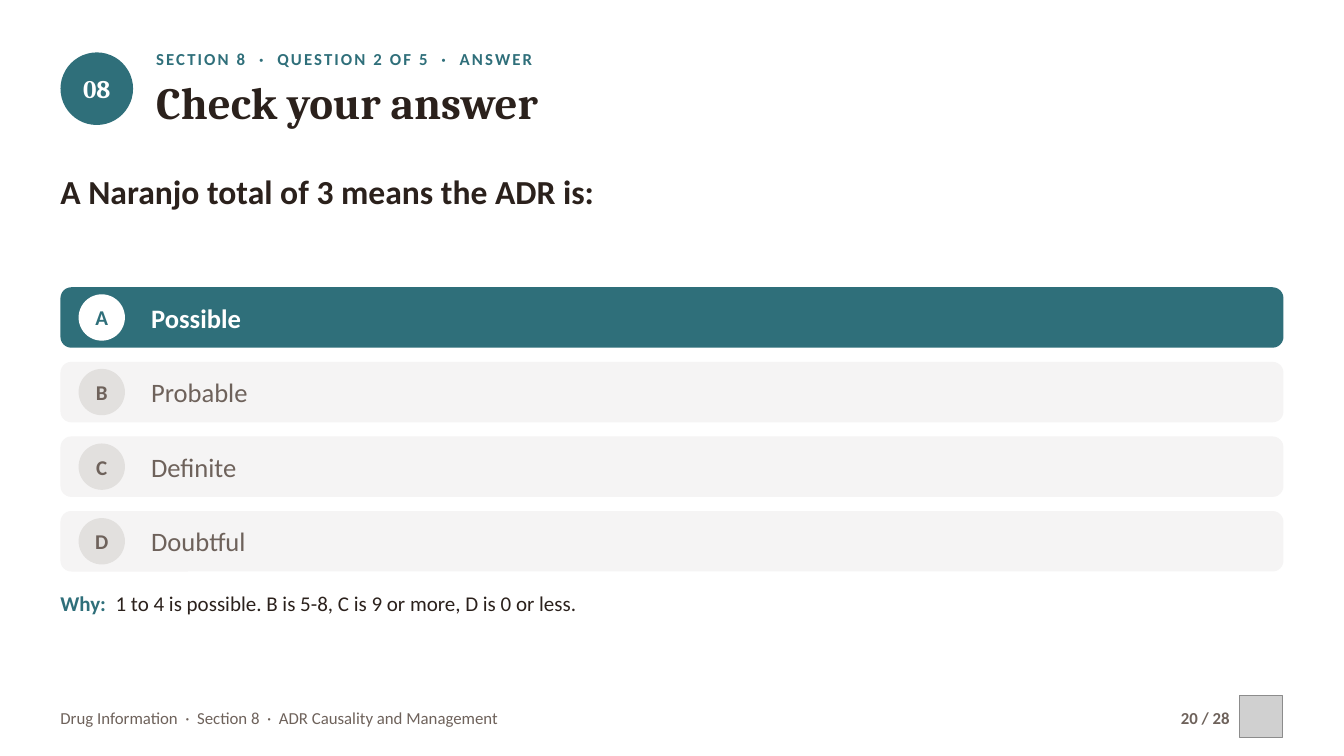
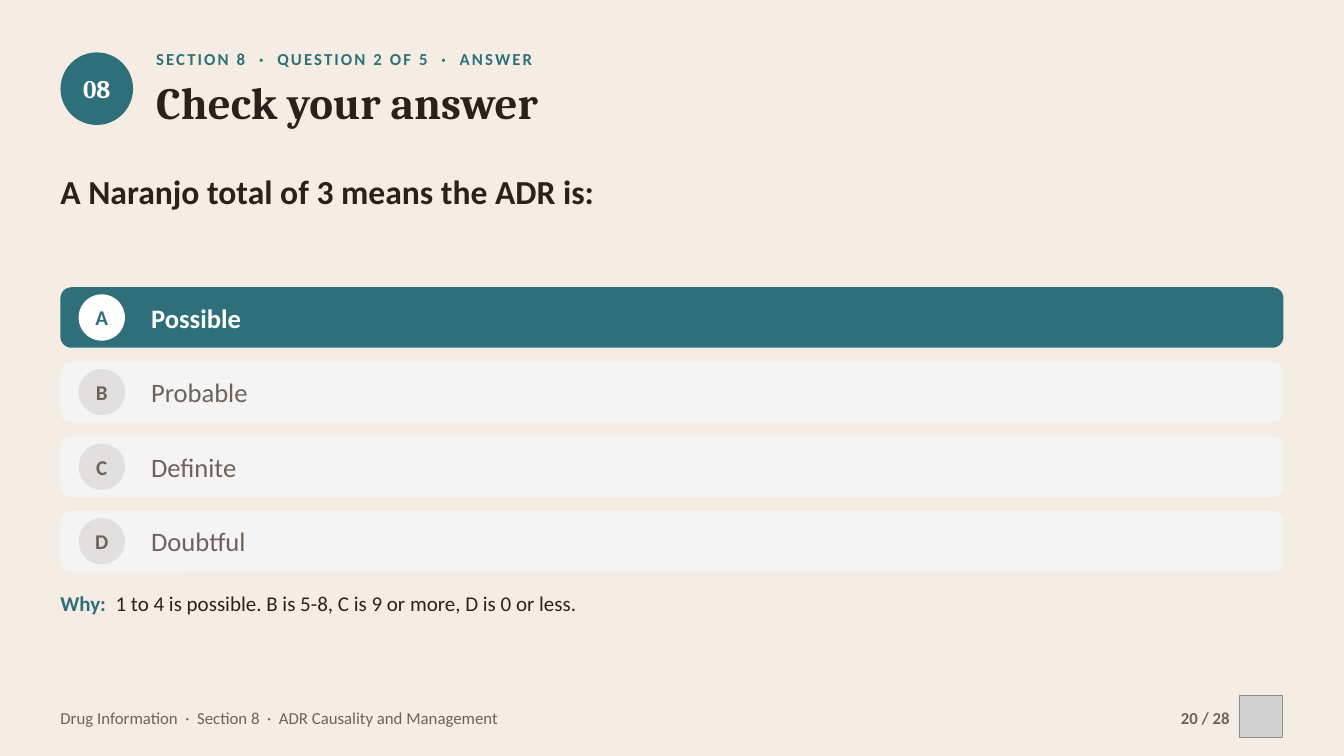
Before and after one commit to drrefaat18-ops/yasser, a slide deck: slide 20 of projects/drug-information-practical/slides/ch08-adr-causality-management.pptx. Drawn at 1344x756 pixels with LibreOffice and Linux fonts; fonts in the diff are those of the drawing; grey boxes stand for pictures. Boxes give left, top, right and bottom in pixels: in the first picture for what was removed or moved away, otherwise in the second. Text is boxed around its words. In the diff, an @@ line names an element or a change of style, - is before the commit and + after.

```diff
--- a/projects/drug-information-practical/slides/ch08-adr-causality-management.pptx
+++ b/projects/drug-information-practical/slides/ch08-adr-causality-management.pptx
@@ background #FFFFFF to #F5EDE3 @@
```
Also in this commit, not shown: 25 other slides changed, 11 other files.
